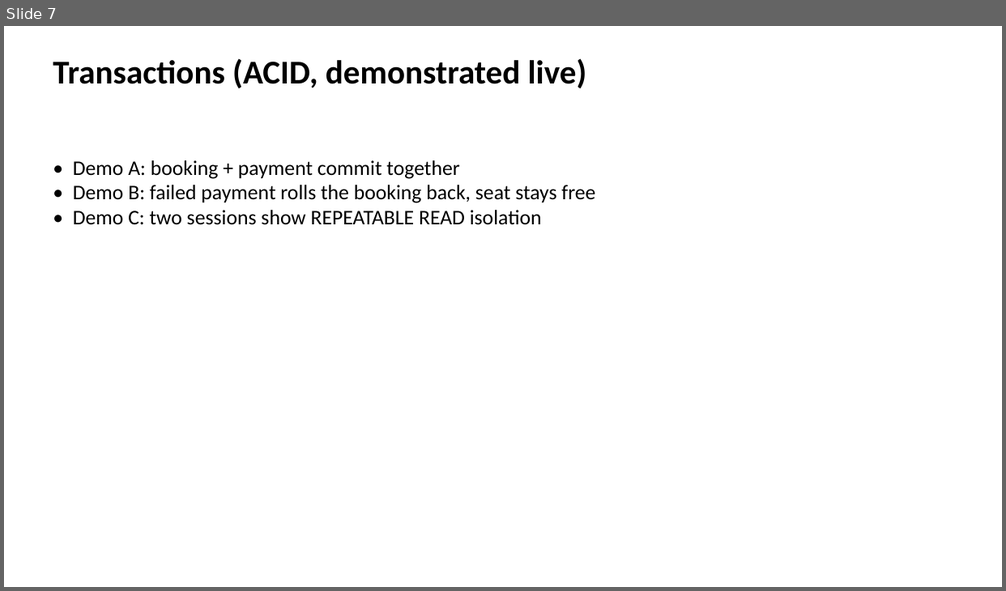
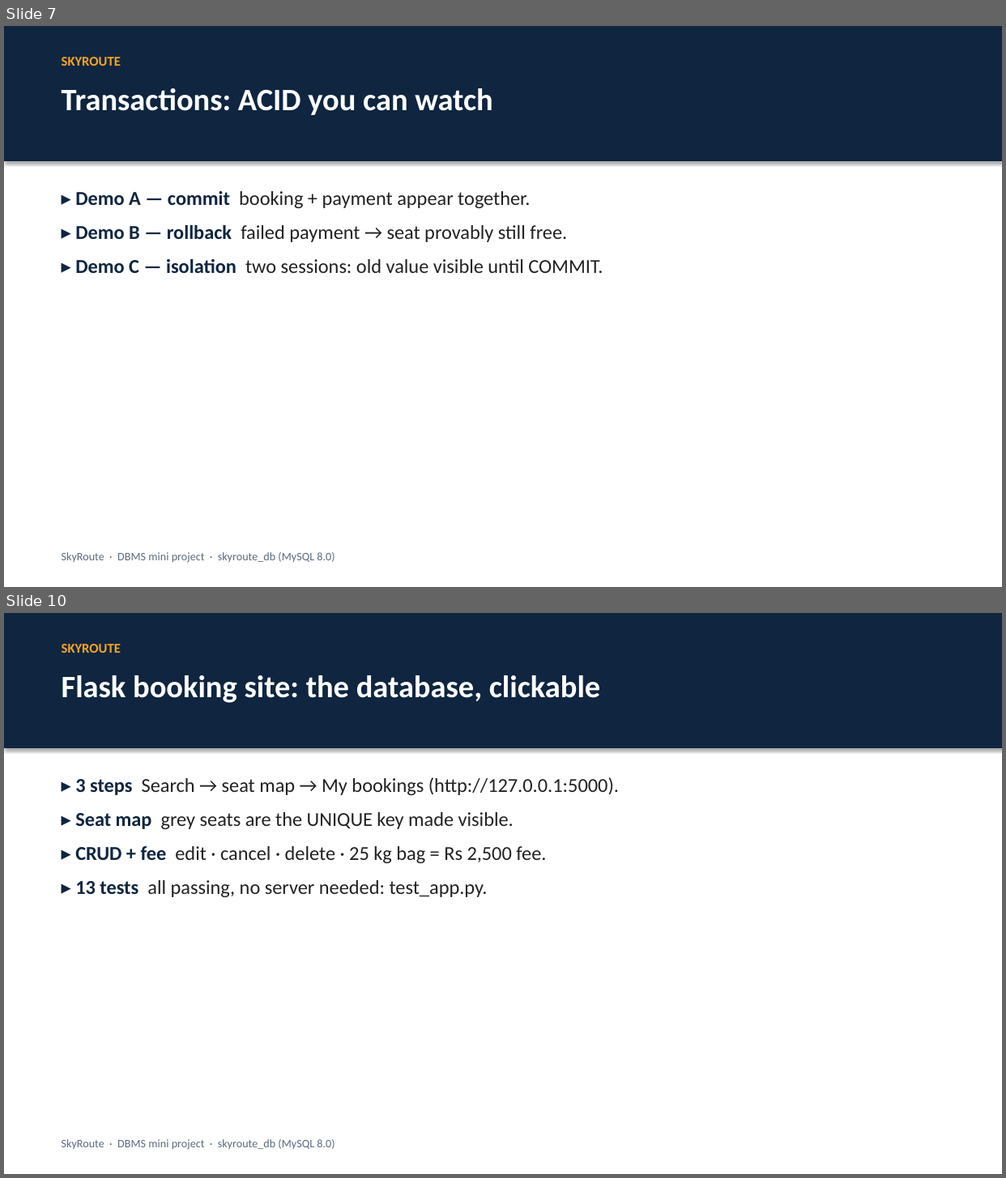
Before and after one commit to Bhaskar-1818/skyroute-dbms-python, a slide deck: dbms/docs/SkyRoute_Slides.pptx. Shown one above the other, each under a label of ours: slide 7 before the commit, slides 7 and 10 after it; the slides between them are not shown. The pictures are 1006x591 and 1006x1178 pixels, drawn with LibreOffice and Linux fonts; fonts in the diff are those of the drawing. Boxes give left, top, right and bottom in pixels: in the first picture for what was removed or moved away, otherwise in the second. Text is boxed around its words. In the diff, an @@ line names an element or a change of style, - is before the commit and + after.

```diff
--- a/dbms/docs/SkyRoute_Slides.pptx
+++ b/dbms/docs/SkyRoute_Slides.pptx
@@ slide 10 added at (4,613,1002,1174), background #FFFFFF @@
@@ rectangle added at (4,613,1002,748), fill #0F2540 @@
@@ text added at (62,644,121,653), 13 pt, text #F5A623, bold @@
+SKYROUTE
@@ text added at (62,675,600,703), 30 pt, text #FFFFFF, bold @@
+Flask booking site: the database, clickable
@@ text added at (75,777,619,897), 19 pt, text #222222 @@
+▸ 3 steps Search → seat map → My bookings (http://127.0.0.1:5000).
+▸ Seat map grey seats are the UNIQUE key made visible.
+▸ CRUD + fee edit · cancel · delete · 25 kg bag = Rs 2,500 fee.
+▸ 13 tests all passing, no server needed: test_app.py.
@@ text added at (62,1139,334,1150), 11 pt, text #5B6B7F @@
+SkyRoute · DBMS mini project · skyroute_db (MySQL 8.0)
@@ slide 7 changed as well @@
@@ rectangle added at (4,26,1002,161), fill #0F2540 @@
@@ text added at (62,57,121,66), 13 pt, text #F5A623, bold @@
+SKYROUTE
@@ text at (62,88,492,115): text changed; size 32 to 30 pt; text colour #000000 to #FFFFFF @@
-Transactions (ACID, demonstrated live)
+Transactions: ACID you can watch
@@ text at (75,191,603,273): text changed; size 20 to 19 pt; text colour #000000 to #222222 @@
-• Demo A: booking + payment commit together
-• Demo B: failed payment rolls the booking back, seat stays free
-• Demo C: two sessions show REPEATABLE READ isolation
+▸ Demo A — commit booking + payment appear together.
+▸ Demo B — rollback failed payment → seat provably still free.
+▸ Demo C — isolation two sessions: old value visible until COMMIT.
@@ text added at (62,552,334,563), 11 pt, text #5B6B7F @@
+SkyRoute · DBMS mini project · skyroute_db (MySQL 8.0)
```
Also in this commit, not shown: 9 other slides added, 10 slides removed, 16 other files.
